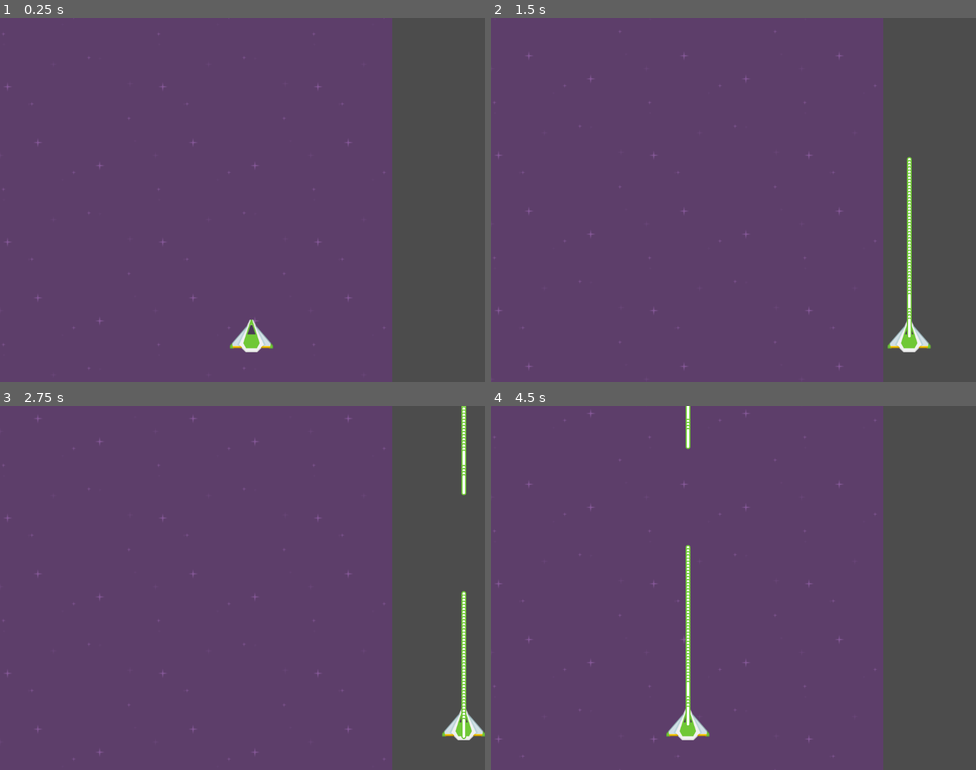
Above: before the commit, frames 1-4 (two rows, left to right).
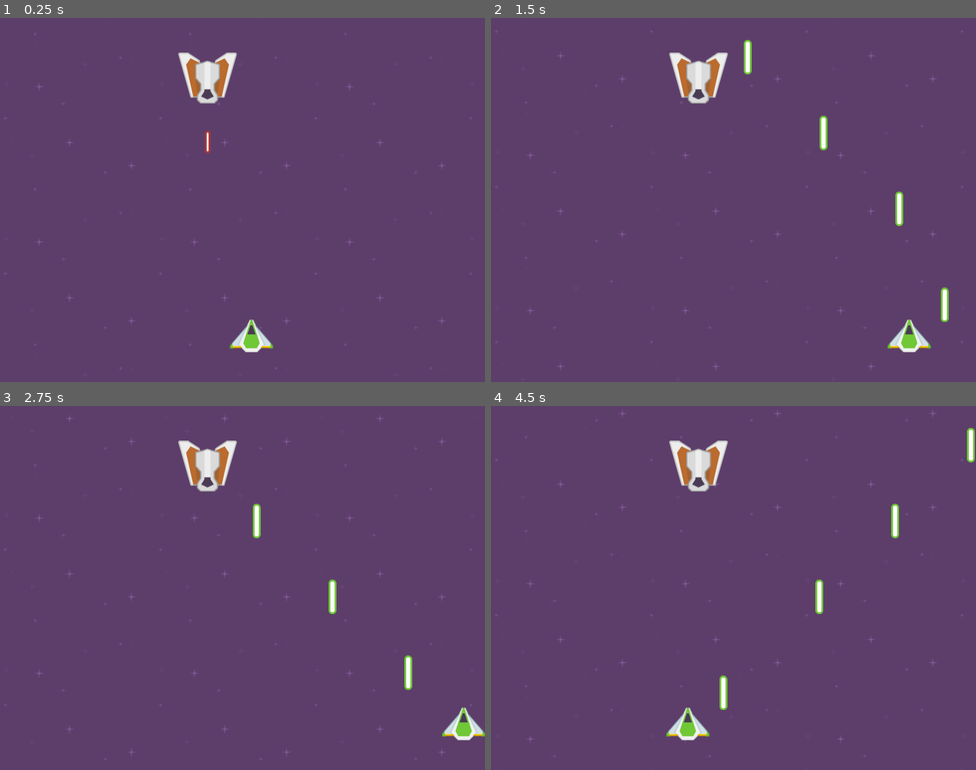
Above: after the commit, the same moments.

Repository: PaulSolheim/spaceattack-gruppe1
Game: Godot game, scene res://Main.tscn
Same seed, same stepped clock (60 frames per second), same inputs: the game is played once before the commit and once after it.
Inputs:
- Up to frame 1 (0.25 s): no input
- Up to frame 2 (1.5 s): hold Right (right) 0.53-1.28 s; hold Space (shoot) 0.53-1.28 s; hold Left (left) from 1.28 s (still down); tap Space (shoot) at 1.35 s
- Up to frame 3 (2.75 s): release Left (left) at 2.03 s; hold Right (right) from 2.03 s (still down); hold Space (shoot) from 2.03 s (still down)
- Up to frame 4 (4.5 s): release Space (shoot) at 2.78 s; tap Space (shoot) at 2.85, 4.35 s; release Right (right) at 3.53 s; hold Space (shoot) 3.53-4.28 s; hold Left (left) from 3.53 s (still down)

The runs differ from the first frame. In frame 1, 20% of the frame differs, in the area x 0-100%, y 0-100%; in frame 2, 20%; in frame 3, 20%; in frame 4, 21%.

Commit message:
Før siste gang
Endringer til siste kodekveld.

Diff:
--- /dev/null
+++ b/Fiende.gd
@@ -0,0 +1,33 @@
+extends Area2D
+
+export (PackedScene) var projectile
+
+onready var timer = $Timer
+onready var collision = $CollisionShape2D
+
+export var speed = 50
+export var health = 30
+
+var dead = false
+var can_shoot = true
+
+func _process(delta):
+	if can_shoot:
+		_shoot()
+
+func _shoot():
+	var new_projectile = projectile.instance()
+	new_projectile.position = global_position
+	get_tree().get_root().add_child(new_projectile)
+	can_shoot = false
+	timer.start()
+
+func add_damage(damage):
+	health -= damage
+	if health <= 0:
+		dead = true
+		collision.queue_free()
+		hide()
+
+func _on_Timer_timeout():
+	can_shoot = true
--- /dev/null
+++ b/Fiende.tscn
@@ -0,0 +1,41 @@
+[gd_scene load_steps=5 format=2]
+
+[ext_resource path="res://Fiende.gd" type="Script" id=1]
+[ext_resource path="res://Fiendelaser.tscn" type="PackedScene" id=2]
+[ext_resource path="res://sprites/enemyRed5.png" type="Texture" id=3]
+
+[sub_resource type="RectangleShape2D" id=1]
+
+custom_solver_bias = 0.0
+extents = Vector2( 45.7777, 40.0993 )
+
+[node name="Fiende" type="Area2D"]
+
+input_pickable = true
+gravity_vec = Vector2( 0, 1 )
+gravity = 98.0
+linear_damp = 0.1
+angular_damp = 1.0
+audio_bus_override = false
+audio_bus_name = "Master"
+script = ExtResource( 1 )
+projectile = ExtResource( 2 )
+speed = 50
+health = 30
+
+[node name="Sprite" type="Sprite" parent="." index="0"]
+
+texture = ExtResource( 3 )
+
+[node name="CollisionShape2D" type="CollisionShape2D" parent="." index="1"]
+
+shape = SubResource( 1 )
+
+[node name="Timer" type="Timer" parent="." index="2"]
+
+process_mode = 1
+wait_time = 1.5
+one_shot = false
+autostart = false
+
+[connection signal="timeout" from="Timer" to="." method="_on_Timer_timeout"]
--- /dev/null
+++ b/Fiendelaser.gd
@@ -0,0 +1,17 @@
+extends Area2D
+
+export var speed = 450
+export var damage = 10
+
+func _ready():
+	connect("body_entered", self, "on_body_entered")
+
+func _process(delta):
+	position.y += speed * delta
+	if position.y > 2000:
+		queue_free()
+
+func _on_body_entered(body):
+	if body.name == "Spiller":
+		body.add_damage(damage)
+		queue_free()
--- /dev/null
+++ b/Fiendelaser.tscn
@@ -0,0 +1,30 @@
+[gd_scene load_steps=4 format=2]
+
+[ext_resource path="res://Fiendelaser.gd" type="Script" id=1]
+[ext_resource path="res://sprites/laserRed05.png" type="Texture" id=2]
+
+[sub_resource type="RectangleShape2D" id=1]
+
+custom_solver_bias = 0.0
+extents = Vector2( 4.20624, 17.6178 )
+
+[node name="Fiendelaser" type="Area2D"]
+
+input_pickable = true
+gravity_vec = Vector2( 0, 1 )
+gravity = 98.0
+linear_damp = 0.1
+angular_damp = 1.0
+audio_bus_override = false
+audio_bus_name = "Master"
+script = ExtResource( 1 )
+speed = 450
+damage = 10
+
+[node name="CollisionShape2D" type="CollisionShape2D" parent="." index="0"]
+
+shape = SubResource( 1 )
+
+[node name="Sprite" type="Sprite" parent="." index="1"]
+
+texture = ExtResource( 2 )
--- /dev/null
+++ b/Formasjon.gd
@@ -0,0 +1,31 @@
+extends Node2D
+
+export var speed = 100
+
+var target_postion
+var left_bound
+var right_bound
+var is_in_position = false
+
+func _ready():
+	target_position = rand_raange(200, get_viewport_rect().size.y / 2)
+	left_bound = position.x - 100
+	right_bound = position.x + 100
+	direction = 1 if rand_range(0,100) > 50 else -1
+
+func _process(delta):
+	movement(delta)
+	position.x += speed * direction * delta
+	if position.x > right_bound:
+		direction = -1
+	elif position.x < left_bound:
+		direction = 1
+
+func movement(delta):
+	if is_in_position:
+		return
+
+	position.y += speed * delta
+	if position.y >= target_position:
+		position.y = target_position
+		is_in_position = true
--- /dev/null
+++ b/Formasjon.tscn
@@ -0,0 +1,23 @@
+[gd_scene load_steps=3 format=2]
+
+[ext_resource path="res://Formasjon.gd" type="Script" id=1]
+[ext_resource path="res://Fiende.tscn" type="PackedScene" id=2]
+
+[node name="Formasjon" type="Node2D"]
+
+script = ExtResource( 1 )
+speed = 100
+
+[node name="Fiende1" parent="." index="0" instance=ExtResource( 2 )]
+
+_sections_unfolded = [ "Transform" ]
+
+[node name="Fiende2" parent="." index="1" instance=ExtResource( 2 )]
+
+position = Vector2( 140, -140 )
+_sections_unfolded = [ "Transform" ]
+
+[node name="Fiende3" parent="." index="2" instance=ExtResource( 2 )]
+
+position = Vector2( -140, -140 )
+_sections_unfolded = [ "Transform" ]
--- a/Main.tscn
+++ b/Main.tscn
@@ -1,16 +1,23 @@
-[gd_scene load_steps=4 format=2]
+[gd_scene load_steps=5 format=2]
 
 [ext_resource path="res://Background.tscn" type="PackedScene" id=1]
 [ext_resource path="res://Spiller.tscn" type="PackedScene" id=2]
 [ext_resource path="res://laser.tscn" type="PackedScene" id=3]
+[ext_resource path="res://Fiende.tscn" type="PackedScene" id=4]
 
 [node name="Main" type="Node" index="0"]
 
 [node name="Background" parent="." index="0" instance=ExtResource( 1 )]
 
-position = Vector2( -376.819, 29.2176 )
+position = Vector2( -68.5891, 29.2176 )
 
 [node name="Spiller" parent="." index="1" instance=ExtResource( 2 )]
 
 position = Vector2( 415.111, 531.239 )
+z_index = 2
+_sections_unfolded = [ "Z Index" ]
 projectile = ExtResource( 3 )
+
+[node name="Fiende" parent="." index="2" instance=ExtResource( 4 )]
+
+position = Vector2( 342.477, 99.3185 )
--- a/Spiller.gd
+++ b/Spiller.gd
@@ -1,11 +1,12 @@
 extends KinematicBody2D
 
-# class member variables go here, for example:
-# var a = 2
-# var b = "textvar"
 export(PackedScene) var projectile
+
+onready var timer = $Timer
+
 var speed = 500
 var screen_size
+var can_shoot = true
 
 func _ready():
 	screen_size = get_viewport_rect().size.x
@@ -17,6 +18,13 @@
 		position.x -= speed * delta
 	elif Input.is_action_pressed("right"):
 		position.x += speed * delta
-	if Input.is_action_pressed("shoot"):
+	if  can_shoot and Input.is_action_pressed("shoot"):
+		can_shoot = false
 		var new_projectile = projectile.instance()
-		add_child(new_projectile)
+		get_parent().add_child(new_projectile)
+		new_projectile.position = position
+		timer.start()
+
+
+func _on_Timer_timeout():
+	can_shoot = true
--- a/Spiller.tscn
+++ b/Spiller.tscn
@@ -29,3 +29,12 @@
 position = Vector2( -0.169026, -11.8378 )
 scale = Vector2( 1.16431, 1.17953 )
 texture = ExtResource( 2 )
+
+[node name="Timer" type="Timer" parent="." index="2"]
+
+process_mode = 1
+wait_time = 0.25
+one_shot = false
+autostart = false
+
+[connection signal="timeout" from="Timer" to="." method="_on_Timer_timeout"]
